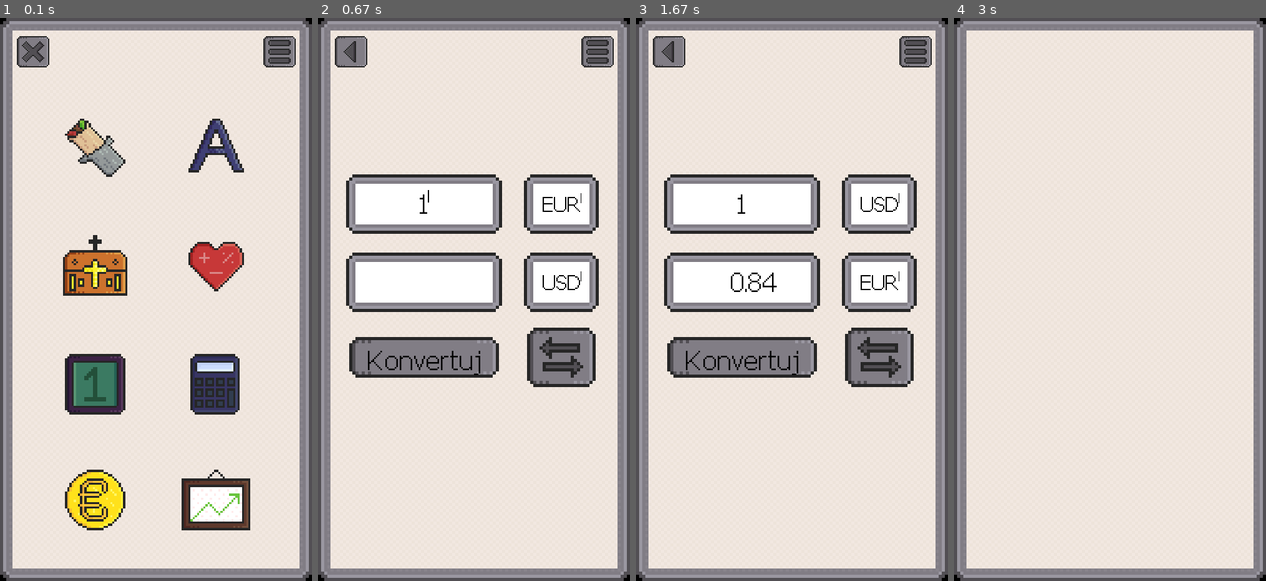
Above: before the commit, frames 1-4 (left to right).
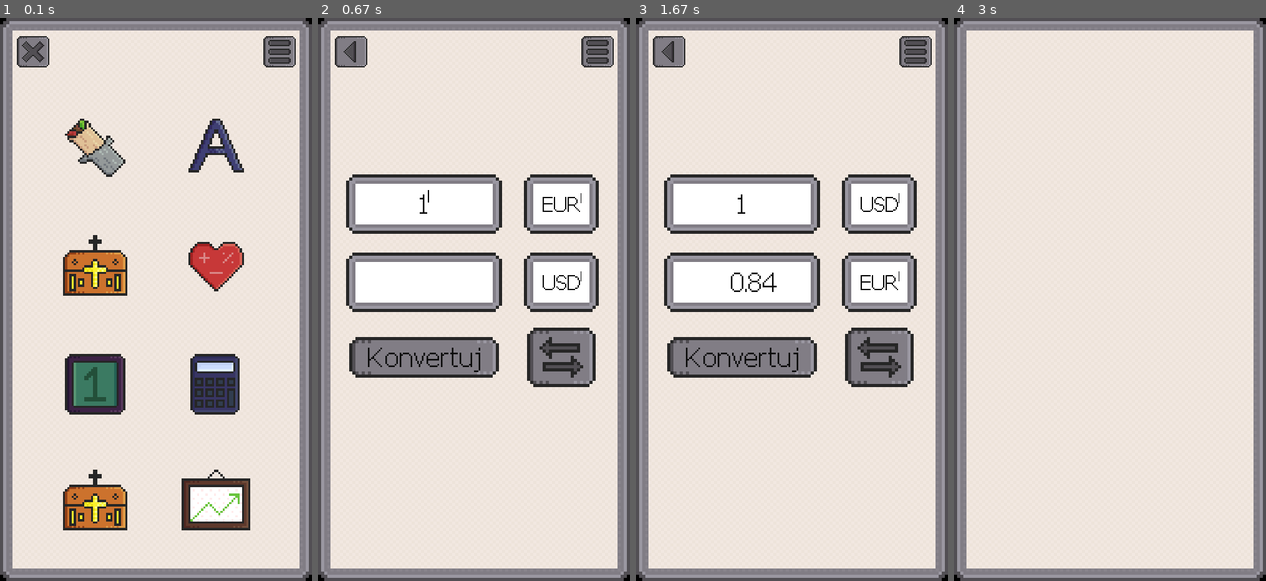
Above: after the commit, the same moments.

Repository: MichalRybecky/JAKP
Game: pygame game, started from main.py
Two runs of this game, one before a commit and one after it. Both use one fixed random seed, a clock stepped at 60 frames per second and the inputs below.
Inputs (mouse positions are in pixels of both pictures, inside the frame that each line leads up to):
- Up to frame 1 (0.1 s): no input
- Up to frame 2 (0.67 s): click (411, 502) at 0.38 s
- Up to frame 3 (1.67 s): click "Konvertuj" at 0.72 s; press the mouse at (742, 203) at 1.03 s; move the mouse to (804, 293) at 1.13 s; release the mouse at (863, 383) at 1.27 s; press the mouse at (742, 355) at 1.37 s; move the mouse to (760, 400) at 1.47 s; release the mouse at (776, 445) at 1.6 s
- Up to frame 4 (3 s): press the mouse at (1194, 282) at 1.7 s; move the mouse to (1128, 198) at 1.8 s; release the mouse at (1060, 113) at 1.93 s; press the mouse at (985, 51) at 2.03 s; move the mouse to (1038, 186) at 2.13 s; release the mouse at (1091, 327) at 2.27 s; press the mouse at (1047, 147) at 2.37 s; move the mouse to (1041, 237) at 2.47 s; release the mouse at (1032, 322) at 2.6 s

The runs differ from the first frame. In frame 1, 1.8% of the frame differs, in the area x 20-41%, y 80-91%; in frame 2, 0.4%; in frame 3, 0.4%; in frame 4, nothing differs.

Commit message:
Integrovanie dark mode funkcionality

Diff:
--- a/apps/meny.py
+++ b/apps/meny.py
@@ -1,8 +1,8 @@
 import pygame
 import pygame_textinput
 
-from utils.load_assets import BG_MENY, MAIN_FONT, BIG_FONT, BACK, MENU
-from settings import WIN, UI_COLOR, WIDTH, HEIGHT, WIDTH_H, HEIGHT_H, FPS
+from utils.load_assets import BG_MENY, MAIN_FONT, BIG_FONT, BACK, MENU, FONT_COLOR
+from settings import WIN, WIDTH, HEIGHT, WIDTH_H, HEIGHT_H, FPS
 
 from utils.premeny_mien import from_eur, from_xyz
 
@@ -15,15 +15,15 @@
     click = False
     clock = pygame.time.Clock()
     cur_amount = pygame_textinput.TextInput(
-        initial_string="1", font_family="pixel_font.ttf", font_size=20,
+        initial_string="1", font_family="pixel_font.ttf", font_size=20, text_color=FONT_COLOR,
     )
     cur_from = pygame_textinput.TextInput(
-        initial_string="EUR", font_family="pixel_font.ttf", font_size=16
+        initial_string="EUR", font_family="pixel_font.ttf", font_size=16, text_color=FONT_COLOR,
     )
     cur_to = pygame_textinput.TextInput(
-        initial_string="USD", font_family="pixel_font.ttf", font_size=16
+        initial_string="USD", font_family="pixel_font.ttf", font_size=16, text_color=FONT_COLOR,
     )
-    cur_result = pygame_textinput.TextInput(font_family="pixel_font.ttf", font_size=20)
+    cur_result = pygame_textinput.TextInput(font_family="pixel_font.ttf", font_size=20, text_color=FONT_COLOR,)
     events = pygame.event.get()
     cur_amount.update(events)
     cur_from.update(events)
@@ -69,10 +69,10 @@
         WIN.blit(cur_to.get_surface(), (WIDTH - 140, 405))
 
         # LABELS
-        label_konvertuj = BIG_FONT.render("Konvertuj", 1, (0, 0, 0))
-        WIN.blit(label_konvertuj, (80, HEIGHT_H + 75))
+        label_konvertuj = BIG_FONT.render("Konvertuj", 1, FONT_COLOR)
+        WIN.blit(label_konvertuj, (80, HEIGHT_H + 70))
         if result != 0.0:
-            label_result = BIG_FONT.render(str(result), 1, (0, 0, 0))
+            label_result = BIG_FONT.render(str(result), 1, FONT_COLOR)
             WIN.blit(label_result, (200 - len(str(result)) * 12, 400))
 
         # Zistovanie, ci nebolo kliknute na textove pole
--- a/apps/stocks.py
+++ b/apps/stocks.py
@@ -1,7 +1,7 @@
 import pygame
 import pygame_textinput
 
-from utils.load_assets import BG_STOCKS, MAIN_FONT, BIG_FONT, BACK, MENU
+from utils.load_assets import BG_STOCKS, MAIN_FONT, BIG_FONT, BACK, MENU, FONT_COLOR
 from settings import WIN, UI_COLOR, WIDTH, HEIGHT, WIDTH_H, HEIGHT_H, FPS
 
 from utils.stocks import get_price
@@ -15,7 +15,7 @@
     click = False
     clock = pygame.time.Clock()
     stock_input = pygame_textinput.TextInput(
-        initial_string="GME", font_family="pixel_font.ttf", font_size=20
+        initial_string="GME", font_family="pixel_font.ttf", font_size=20, text_color=FONT_COLOR,
     )
     events = pygame.event.get()
     stock_input.update(events)
@@ -30,7 +30,7 @@
     B_MENU = pygame.Rect(WIDTH - 65 - 20, 20, 60, 60)
 
     # LABELS
-    label_return = BIG_FONT.render("Return", 1, (0, 0, 0))
+    label_return = BIG_FONT.render("Return", 1, FONT_COLOR)
 
     while run:
         pos_x, pos_y = pygame.mouse.get_pos()
@@ -60,7 +60,7 @@
         WIN.blit(label_return, (WIDTH_H - (label_return.get_width() // 2), 395))
 
         if result != 0.0:
-            label_price = MAIN_FONT.render(result, 1, (0, 0, 0))
+            label_price = MAIN_FONT.render(result, 1, FONT_COLOR)
             WIN.blit(
                 label_price,
                 (WIDTH_H - (label_price.get_width() // 2), HEIGHT_H + 65),
--- a/main.py
+++ b/main.py
@@ -9,6 +9,7 @@
 
 from settings import *
 from utils.load_assets import *
+from utils.load_user_settings import return_user_settings
 from apps.kebab import kebab_app
 from apps.meny import meny_app
 from apps.stocks import stocks_app
--- /dev/null
+++ b/user_settings.txt
@@ -0,0 +1 @@
+light,classic
--- a/utils/load_assets.py
+++ b/utils/load_assets.py
@@ -6,15 +6,33 @@
 import os
 import pygame
 
+from utils.load_user_settings import return_user_settings
 from settings import WIDTH, HEIGHT, ICON_SIZE, ICON_SIZE_H
 
 pygame.init()
 
+user_settings = return_user_settings()
+if user_settings["theme"] == "light":
+    BG = pygame.image.load(os.path.join("assets", "wallpaper-blank-w.png"))
+    BG = pygame.transform.scale(BG, (500, 900))
+    BG_MENY = pygame.image.load(os.path.join("assets", "premena_mien.png"))
+    BG_MENY = pygame.transform.scale(BG_MENY, (500, 900))
+    BG_STOCKS = pygame.image.load(os.path.join("assets", "stock_market.png"))
+    BG_STOCKS = pygame.transform.scale(BG_STOCKS, (500, 900))
+    FONT_COLOR = (10, 10, 10)
+else:
+    BG = pygame.image.load(os.path.join("assets", "wallpaper-blank-d.png"))
+    BG = pygame.transform.scale(BG, (500, 900))
+    BG_MENY = pygame.image.load(os.path.join("assets", "premena_mien-d.png"))
+    BG_MENY = pygame.transform.scale(BG_MENY, (500, 900))
+    BG_STOCKS = pygame.image.load(os.path.join("assets", "stock_market-d.png"))
+    BG_STOCKS = pygame.transform.scale(BG_STOCKS, (500, 900))
+    FONT_COLOR = (255, 255, 255)
+
+
 MAIN_FONT = pygame.font.Font("pixel_font.ttf", 12)
 BIG_FONT = pygame.font.Font("pixel_font.ttf", 20)
 SMALL_FONT = pygame.font.Font("pixel_font.ttf", 8)
-BG = pygame.image.load(os.path.join("assets", "wallpaper-blank-w.png"))
-BG = pygame.transform.scale(BG, (500, 900))
 MENU = pygame.image.load(os.path.join("assets", "menu.png"))
 MENU = pygame.transform.scale(MENU, (65, 65))
 BACK = pygame.image.load(os.path.join("assets", "back.png"))
@@ -29,21 +47,15 @@
 A_SORT = pygame.transform.scale(A_SORT, (ICON_SIZE, ICON_SIZE))
 CASE = pygame.image.load(os.path.join("assets", "case.png"))
 CASE = pygame.transform.scale(CASE, (ICON_SIZE, ICON_SIZE))
+MENY = pygame.image.load(os.path.join("assets", "meny.png"))
+MENY = pygame.transform.scale(CASE, (ICON_SIZE, ICON_SIZE))
 LIFE = pygame.image.load(os.path.join("assets", "life_is_life.png"))
 LIFE = pygame.transform.scale(LIFE, (ICON_SIZE, ICON_SIZE))
 MATHE = pygame.image.load(os.path.join("assets", "cis_sustavy_smol.png"))
 MATHE = pygame.transform.scale(MATHE, (ICON_SIZE, ICON_SIZE))
 CALCUL = pygame.image.load(os.path.join("assets", "mathe_calc_smol.png"))
 CALCUL = pygame.transform.scale(CALCUL, (ICON_SIZE, ICON_SIZE))
-MENY = pygame.image.load(os.path.join("assets", "meny_smol.png"))
-MENY = pygame.transform.scale(MENY, (ICON_SIZE, ICON_SIZE))
 SSDLS = pygame.image.load(os.path.join("assets", "ssdls_logo.jpg"))
 SSDLS = pygame.transform.scale(SSDLS, (ICON_SIZE, ICON_SIZE))
 STOCKS = pygame.image.load(os.path.join("assets", "stocks.png"))
 STOCKS = pygame.transform.scale(STOCKS, (ICON_SIZE, ICON_SIZE))
-
-
-BG_MENY = pygame.image.load(os.path.join("assets", "premena_mien.png"))
-BG_MENY = pygame.transform.scale(BG_MENY, (500, 900))
-BG_STOCKS = pygame.image.load(os.path.join("assets", "stock_market.png"))
-BG_STOCKS = pygame.transform.scale(BG_STOCKS, (500, 900))
--- /dev/null
+++ b/utils/load_user_settings.py
@@ -0,0 +1,10 @@
+"""
+Module for loading user settings and returning them in a dictionary
+"""
+
+
+def return_user_settings() -> dict:
+    with open("user_settings.txt", "r") as file:
+        data = file.readline().strip().split(',')
+    result = {"theme": data[0], "background": data[1]}
+    return result
